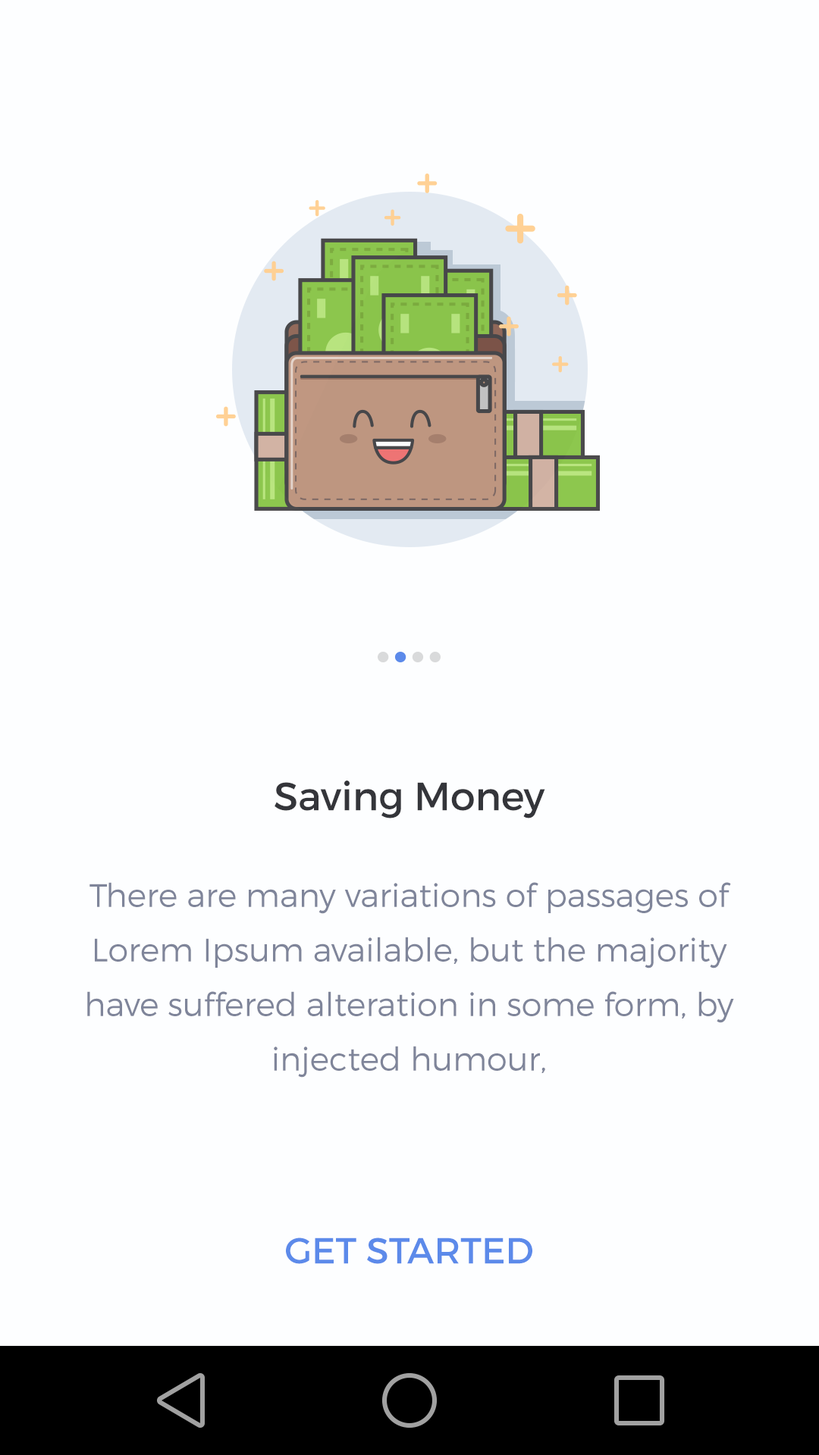
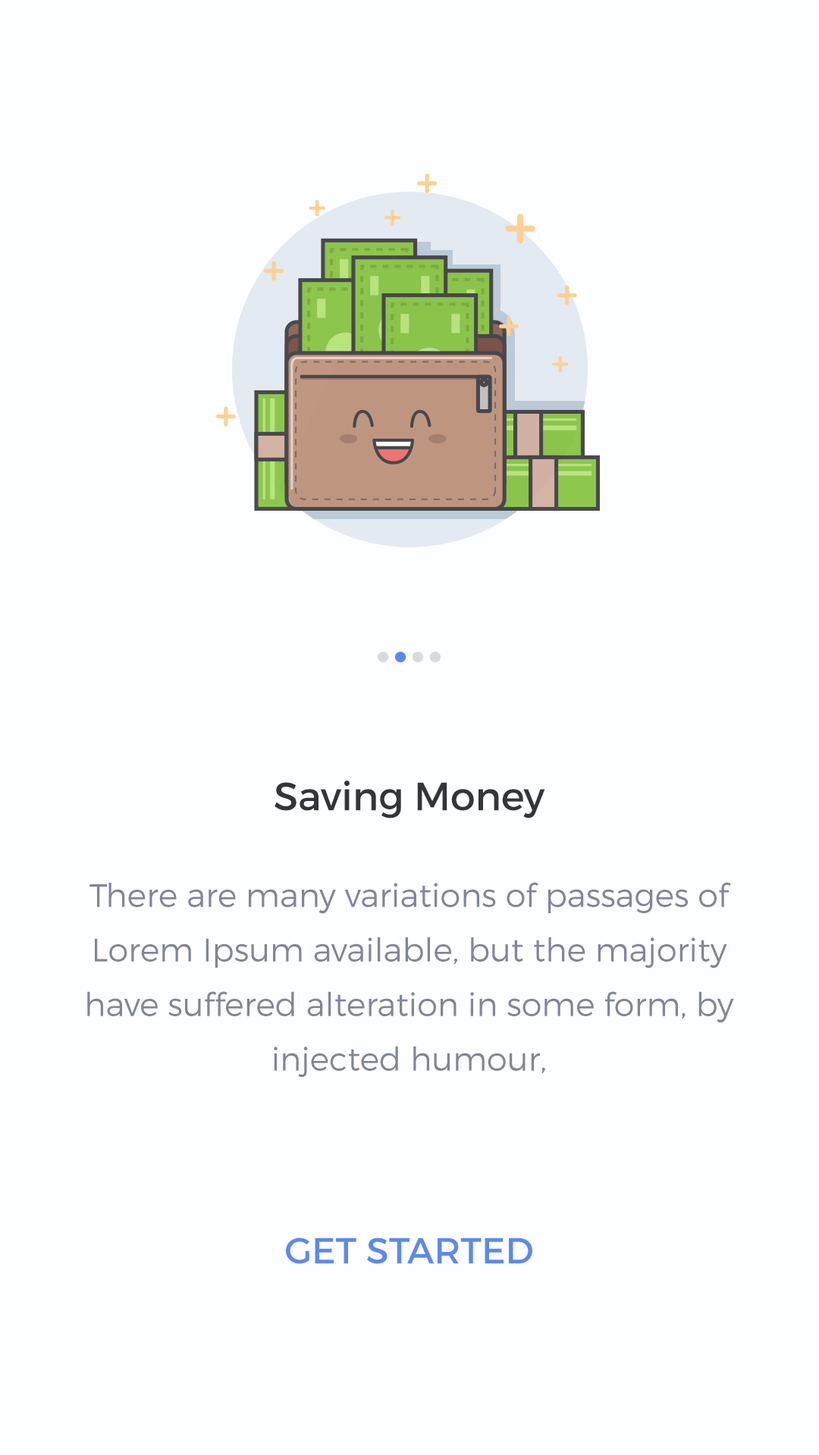
Layers edited between the first and the second w=819, h=1455 image:
hid "Actions" over [0, 1346, 819, 1455]
